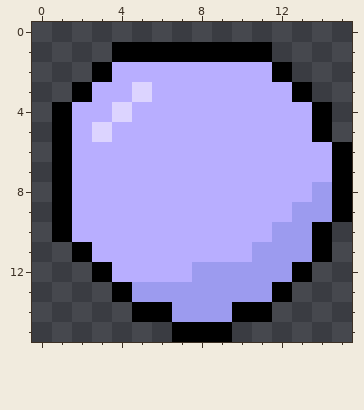
Pixel-art sprite -- Content/images/map/bubbles/bubble_purple.png. The first picture shows the starting point.
The file is 16x16 pixels.
New version:
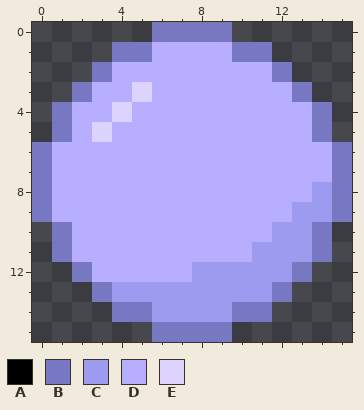
Palette (. is transparent): A #000000  B #7877c1  C #9c9bef  D #b8aeff  E #dcd4ff
Diff:
@@ x 0..15 @@
- 0 ................
- 1 ....AAAAAAAA....
- 2 ...ADDDDDDDDA...
- 3 ..ADDEDDDDDDDA..
- 4 .ADDEDDDDDDDDDA.
- 5 .ADEDDDDDDDDDDA.
- 6 .ADDDDDDDDDDDDDA
- 7 .ADDDDDDDDDDDDDA
- 8 .ADDDDDDDDDDDDCA
- 9 .ADDDDDDDDDDDCCA
-10 .ADDDDDDDDDDCCA.
-11 ..ADDDDDDDDCCCA.
-12 ...ADDDDCCCCCA..
-13 ....ACCCCCCCA...
-14 .....AACCCAA....
-15 .......AAA......
+ 0 ......BBBB......
+ 1 ....BBDDDDBB....
+ 2 ...BDDDDDDDDB...
+ 3 ..BDDEDDDDDDDB..
+ 4 .BDDEDDDDDDDDDB.
+ 5 .BDEDDDDDDDDDDB.
+ 6 BDDDDDDDDDDDDDDB
+ 7 BDDDDDDDDDDDDDDB
+ 8 BDDDDDDDDDDDDDCB
+ 9 BDDDDDDDDDDDDCCB
+10 .BDDDDDDDDDDCCB.
+11 .BDDDDDDDDDCCCB.
+12 ..BDDDDDCCCCCB..
+13 ...BCCCCCCCCB...
+14 ....BBCCCCBB....
+15 ......BBBB......
